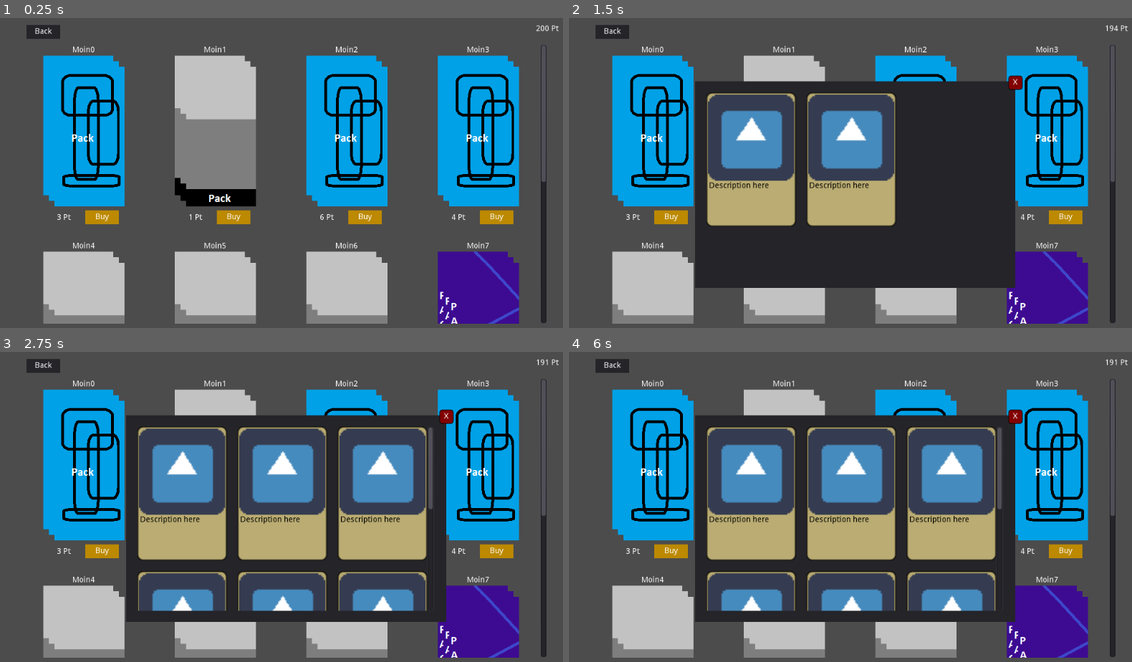
Above: before the commit, frames 1-4 (two rows, left to right).
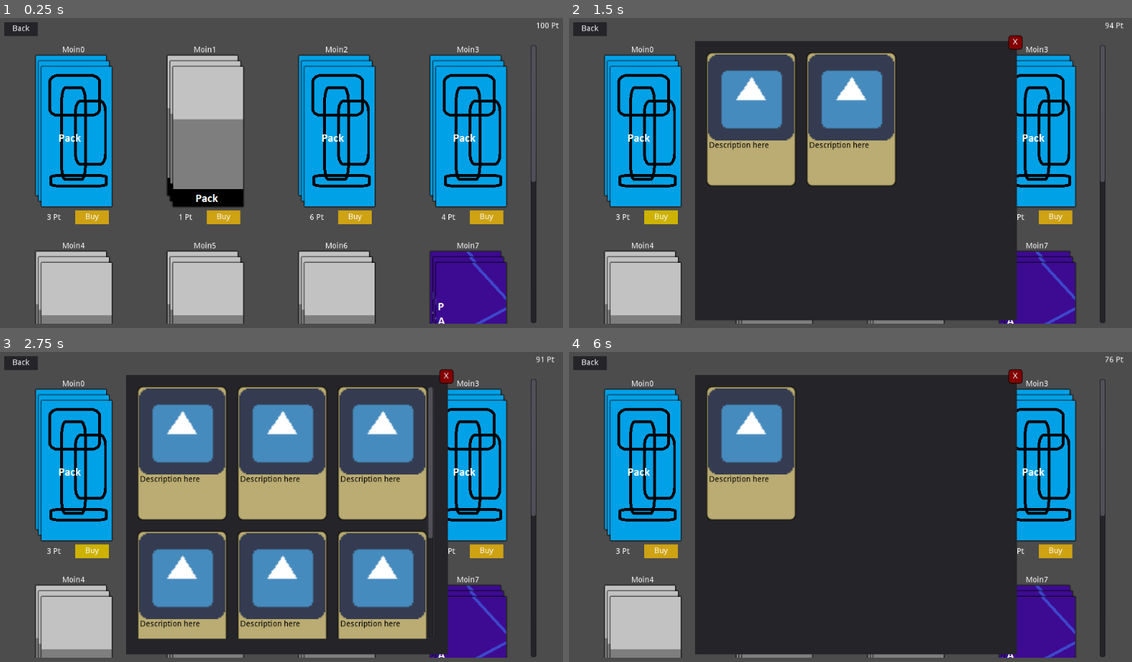
Above: after the commit, the same moments.

Repository: jamklex/first_game
Game: Godot game, scene res://scenes/packages.tscn
The game is run twice, just before and just after one commit, with the same random seed, the same clock (stepped at 60 frames per second) and the same inputs. This scene is started directly instead of the project's main scene. The engine's default icon, where the game draws it, is replaced by a stand-in: a white triangle on a blue panel in a dark square.
Inputs (mouse positions are in pixels of both pictures, inside the frame that each line leads up to):
- Up to frame 1 (0.25 s): no input
- Up to frame 2 (1.5 s): click (659, 216) at 0.5 s, where only the run after the commit has a clickable "Buy"; click (659, 216) at 1.25 s, where only the run after the commit has a clickable "Buy"
- Up to frame 3 (2.75 s): click (90, 550) at 2 s, where only the run after the commit has a clickable "Buy"
- Up to frame 4 (6 s): tap Enter at 2.75, 4.25, 5.75 s; move the mouse to (979, 500) at 2.77 s; click (979, 500) at 2.92 s; tap Space at 3.5, 5 s; move the mouse to (737, 534) at 3.52 s; click (737, 534) at 3.67 s; move the mouse to (912, 445) at 4.27 s; click (912, 445) at 4.42 s; move the mouse to (827, 584) at 5.02 s; click (827, 584) at 5.17 s; move the mouse to (1025, 569) at 5.77 s; click (1025, 569) at 5.92 s

The runs differ from the first frame. In frame 1, 21% of the frame differs, in the area x 0-100%, y 1-99%; in frame 2, 36%; in frame 3, 47%; in frame 4, 50%.

Commit message:
booster pack page

Diff:
--- a/Deck_Defense/prefabs/package.tscn
+++ b/Deck_Defense/prefabs/package.tscn
@@ -1,6 +1,36 @@
-[gd_scene load_steps=2 format=2]
+[gd_scene load_steps=10 format=2]
 
 [ext_resource path="res://scripts/package.gd" type="Script" id=2]
+
+[sub_resource type="StyleBoxFlat" id=1]
+bg_color = Color( 0.529412, 0.529412, 0.529412, 1 )
+border_color = Color( 1, 0, 0, 1 )
+shadow_color = Color( 0, 0, 0, 0.709804 )
+shadow_size = 3
+
+[sub_resource type="StyleBoxFlat" id=2]
+bg_color = Color( 0.807843, 0.705882, 0, 1 )
+
+[sub_resource type="StyleBoxFlat" id=6]
+bg_color = Color( 0.635294, 0.501961, 0.0588235, 1 )
+
+[sub_resource type="StyleBoxFlat" id=7]
+draw_center = false
+
+[sub_resource type="StyleBoxFlat" id=4]
+bg_color = Color( 0.172549, 0.172549, 0.172549, 1 )
+
+[sub_resource type="StyleBoxFlat" id=5]
+bg_color = Color( 0.811765, 0.639216, 0.0784314, 1 )
+
+[sub_resource type="StyleBoxFlat" id=8]
+bg_color = Color( 0.141176, 0.141176, 0.141176, 0.901961 )
+
+[sub_resource type="StyleBoxFlat" id=9]
+bg_color = Color( 0.180392, 0.180392, 0.180392, 1 )
+border_width_top = 2
+border_width_bottom = 2
+border_color = Color( 0, 0, 0, 1 )
 
 [node name="package" type="Control"]
 anchor_right = 1.0
@@ -23,16 +53,31 @@
 margin_right = 145.0
 margin_bottom = 290.0
 
-[node name="cover1" type="Sprite" parent="packs"]
-centered = false
+[node name="cover1" type="Panel" parent="packs"]
+margin_left = 5.0
+margin_right = 130.0
+margin_bottom = 250.0
+custom_styles/panel = SubResource( 1 )
 
-[node name="cover2" type="Sprite" parent="packs"]
-position = Vector2( 10, 10 )
-centered = false
+[node name="coverImg" type="TextureRect" parent="packs/cover1"]
 
-[node name="cover3" type="Sprite" parent="packs"]
-position = Vector2( 20, 20 )
-centered = false
+[node name="cover2" type="Panel" parent="packs"]
+margin_left = 10.0
+margin_top = 10.0
+margin_right = 135.0
+margin_bottom = 260.0
+custom_styles/panel = SubResource( 1 )
+
+[node name="coverImg" type="TextureRect" parent="packs/cover2"]
+
+[node name="cover3" type="Panel" parent="packs"]
+margin_left = 15.0
+margin_top = 20.0
+margin_right = 140.0
+margin_bottom = 270.0
+custom_styles/panel = SubResource( 1 )
+
+[node name="coverImg" type="TextureRect" parent="packs/cover3"]
 
 [node name="bar" type="Control" parent="."]
 margin_top = 290.0
@@ -46,11 +91,16 @@
 align = 1
 valign = 1
 
-[node name="buyButton" type="Panel" parent="bar"]
+[node name="buyButton" type="Button" parent="bar"]
 margin_left = 75.0
 margin_top = 7.0
 margin_right = 135.0
 margin_bottom = 32.0
+custom_styles/hover = SubResource( 2 )
+custom_styles/pressed = SubResource( 6 )
+custom_styles/focus = SubResource( 7 )
+custom_styles/disabled = SubResource( 4 )
+custom_styles/normal = SubResource( 5 )
 
 [node name="Label" type="Label" parent="bar/buyButton"]
 margin_right = 60.0
@@ -59,4 +109,29 @@
 align = 1
 valign = 1
 
-[connection signal="gui_input" from="bar/buyButton" to="." method="_on_buyButton_gui_input"]
+[node name="soldLayer" type="Panel" parent="."]
+visible = false
+margin_right = 145.0
+margin_bottom = 330.0
+rect_clip_content = true
+custom_styles/panel = SubResource( 8 )
+
+[node name="Panel" type="Panel" parent="soldLayer"]
+margin_left = -31.0
+margin_top = 189.0
+margin_right = 169.0
+margin_bottom = 229.0
+rect_rotation = -20.1
+custom_styles/panel = SubResource( 9 )
+
+[node name="Label" type="Label" parent="soldLayer/Panel"]
+margin_left = 85.4134
+margin_top = 11.0246
+margin_right = 135.413
+margin_bottom = 31.0246
+custom_colors/font_color = Color( 1, 0, 0, 1 )
+text = "SOLD"
+align = 1
+valign = 1
+
+[connection signal="pressed" from="bar/buyButton" to="." method="_on_buyButton_pressed"]
--- a/Deck_Defense/scenes/packages.tscn
+++ b/Deck_Defense/scenes/packages.tscn
@@ -1,7 +1,10 @@
-[gd_scene load_steps=4 format=2]
+[gd_scene load_steps=5 format=2]
 
 [ext_resource path="res://scenes/booster-pack.png" type="Texture" id=1]
 [ext_resource path="res://scripts/packages.gd" type="Script" id=3]
+
+[sub_resource type="StyleBoxFlat" id=3]
+draw_center = false
 
 [sub_resource type="StyleBoxFlat" id=1]
 bg_color = Color( 0.517647, 0, 0, 1 )
@@ -15,79 +18,89 @@
 corner_radius_bottom_right = 5
 corner_radius_bottom_left = 5
 
-[node name="packages" type="Control"]
+[node name="packages" type="AspectRatioContainer"]
 anchor_right = 1.0
 anchor_bottom = 1.0
 script = ExtResource( 3 )
 
-[node name="idea" type="Sprite" parent="."]
+[node name="CenterContainer" type="CenterContainer" parent="."]
+margin_right = 1024.0
+margin_bottom = 600.0
+
+[node name="Panel" type="Panel" parent="CenterContainer"]
+margin_right = 1024.0
+margin_bottom = 600.0
+rect_min_size = Vector2( 1024, 600 )
+custom_styles/panel = SubResource( 3 )
+
+[node name="idea" type="Sprite" parent="CenterContainer/Panel"]
 visible = false
-position = Vector2( 511, 300.5 )
+position = Vector2( -506, -292.5 )
 scale = Vector2( 0.770739, 0.924383 )
 texture = ExtResource( 1 )
 
-[node name="points" type="Label" parent="."]
+[node name="points" type="Label" parent="CenterContainer/Panel"]
 margin_left = 960.0
-margin_top = 15.0
+margin_top = 10.0
 margin_right = 1001.0
-margin_bottom = 29.0
+margin_bottom = 24.0
 text = "320 Pt"
 
-[node name="scrollWrapper" type="ScrollContainer" parent="."]
-margin_left = 80.0
+[node name="scrollWrapper" type="ScrollContainer" parent="CenterContainer/Panel"]
+margin_left = 62.0
 margin_top = 50.0
-margin_right = 980.0
+margin_right = 962.0
 margin_bottom = 550.0
 
-[node name="packageHolder" type="GridContainer" parent="scrollWrapper"]
+[node name="packageHolder" type="GridContainer" parent="CenterContainer/Panel/scrollWrapper"]
 custom_constants/vseparation = 21
 custom_constants/hseparation = 90
 columns = 4
 
-[node name="back" type="Panel" parent="."]
-margin_left = 50.0
-margin_top = 15.0
-margin_right = 110.0
-margin_bottom = 40.0
+[node name="back" type="Panel" parent="CenterContainer/Panel"]
+margin_left = 10.0
+margin_top = 10.0
+margin_right = 70.0
+margin_bottom = 35.0
 
-[node name="Label" type="Label" parent="back"]
+[node name="Label" type="Label" parent="CenterContainer/Panel/back"]
 margin_right = 60.0
 margin_bottom = 25.0
 text = "Back"
 align = 1
 valign = 1
 
-[node name="resultWindow" type="Panel" parent="."]
+[node name="resultWindow" type="Panel" parent="CenterContainer/Panel"]
 visible = false
 margin_left = 228.0
-margin_top = 116.0
-margin_right = 800.0
-margin_bottom = 486.0
+margin_top = 44.0
+margin_right = 803.0
+margin_bottom = 544.0
 
-[node name="close" type="Panel" parent="resultWindow"]
+[node name="close" type="Panel" parent="CenterContainer/Panel/resultWindow"]
 margin_left = 560.0
 margin_top = -10.0
 margin_right = 585.0
 margin_bottom = 15.0
 custom_styles/panel = SubResource( 1 )
 
-[node name="Label" type="Label" parent="resultWindow/close"]
+[node name="Label" type="Label" parent="CenterContainer/Panel/resultWindow/close"]
 margin_right = 25.0
 margin_bottom = 25.0
 text = "X"
 align = 1
 valign = 1
 
-[node name="scrollWrapper" type="ScrollContainer" parent="resultWindow"]
+[node name="scrollWrapper" type="ScrollContainer" parent="CenterContainer/Panel/resultWindow"]
 margin_left = 20.0
 margin_top = 20.0
 margin_right = 550.0
-margin_bottom = 350.0
+margin_bottom = 472.0
 
-[node name="cardHolder" type="GridContainer" parent="resultWindow/scrollWrapper"]
+[node name="cardHolder" type="GridContainer" parent="CenterContainer/Panel/resultWindow/scrollWrapper"]
 custom_constants/vseparation = 19
 custom_constants/hseparation = 19
 columns = 3
 
-[connection signal="gui_input" from="back" to="." method="_on_back_gui_input"]
-[connection signal="gui_input" from="resultWindow/close" to="." method="_on_close_gui_input"]
+[connection signal="gui_input" from="CenterContainer/Panel/back" to="." method="_on_back_gui_input"]
+[connection signal="gui_input" from="CenterContainer/Panel/resultWindow/close" to="." method="_on_close_gui_input"]
--- a/Deck_Defense/scripts/package.gd
+++ b/Deck_Defense/scripts/package.gd
@@ -16,18 +16,20 @@
 var functionArg
 
 var buyBtnLabel:Label
-var buyBtn:Panel
-var buyBtnStyle = StyleBoxFlat.new()
-var availableColor = Color8(189,138,0)
-var notAvailableColor = Color8(20,20,20)
+var buyBtn:Button
+#var buyBtnStyle = StyleBoxFlat.new()
+var availableColor = Color.white
+var notAvailableColor = Color.black
+var soldLayer:Panel
 
 
 # Called when the node enters the scene tree for the first time.
 func _ready():
 	buyBtnLabel = get_node("bar/buyButton/Label") as Label
-	buyBtn = get_node("bar/buyButton") as Panel
-	buyBtnStyle.bg_color = availableColor
-	buyBtn.add_stylebox_override("panel", buyBtnStyle)
+	buyBtn = get_node("bar/buyButton")
+	soldLayer = get_node("soldLayer")
+#	buyBtnStyle.bg_color = availableColor
+#	buyBtn.add_stylebox_override("normal", buyBtnStyle)
 
 
 # Called every frame. 'delta' is the elapsed time since the previous frame.
@@ -47,8 +49,9 @@
 	var texture = load(imagePath) as Texture
 	var packHolder = get_node("packs") as Control
 	for children in packHolder.get_children():
-		var child = children as Sprite
-		child.texture = texture
+		var coverHolder = children as Panel
+		var cover = coverHolder.get_child(0) as TextureRect
+		cover.texture = texture
 
 func setOnClick(target, funcName, arg):
 	funcObj = target
@@ -60,16 +63,23 @@
 	style = newStyle
 	if style == Style.Available:
 		buyBtnLabel.text = "Buy"
-		buyBtnStyle.bg_color = availableColor
+		buyBtn.disabled = false
+		buyBtnLabel.add_color_override("font_color", availableColor)
+		soldLayer.visible = false
+#		buyBtnStyle.bg_color = availableColor
 	else:
 		if style == Style.NotEnoughMoney:
 			buyBtnLabel.text = "Buy"
+			soldLayer.visible = false
 		else:
 			buyBtnLabel.text = "Sold"
-		buyBtnStyle.bg_color = notAvailableColor
-	buyBtn.update()
+			soldLayer.visible = true
+		buyBtnLabel.add_color_override("font_color", notAvailableColor)
+		buyBtn.disabled = true
+#		buyBtnStyle.bg_color = notAvailableColor
+#	buyBtn.update()
 
 
-func _on_buyButton_gui_input(event):
-	if style == Style.Available and event is InputEventMouseButton and event.pressed:
+func _on_buyButton_pressed():
+	if style == Style.Available:
 		funcObj.call(functionName, functionArg)
--- a/Deck_Defense/scripts/packages.gd
+++ b/Deck_Defense/scripts/packages.gd
@@ -5,7 +5,7 @@
 var packageHolder
 var packageScene:PackedScene
 var cardScene:PackedScene
-var points = 200
+var points = 100
 var packages = []
 
 var resultWindow:Panel
@@ -16,10 +16,11 @@
 
 func _ready():
 	rng.randomize()
-	packageHolder = get_node("scrollWrapper/packageHolder")
-	pointsLabel = get_node("points")
-	resultWindow = get_node("resultWindow")
-	resultWindowCards = get_node("resultWindow/scrollWrapper/cardHolder")
+	var basePanel = get_node("CenterContainer/Panel") as Panel
+	packageHolder = basePanel.get_node("scrollWrapper/packageHolder")
+	pointsLabel = basePanel.get_node("points")
+	resultWindow = basePanel.get_node("resultWindow")
+	resultWindowCards = basePanel.get_node("resultWindow/scrollWrapper/cardHolder")
 	packageScene = load("res://prefabs/package.tscn")
 	cardScene = load("res://prefabs/card.tscn")
 	_loadPackages()
